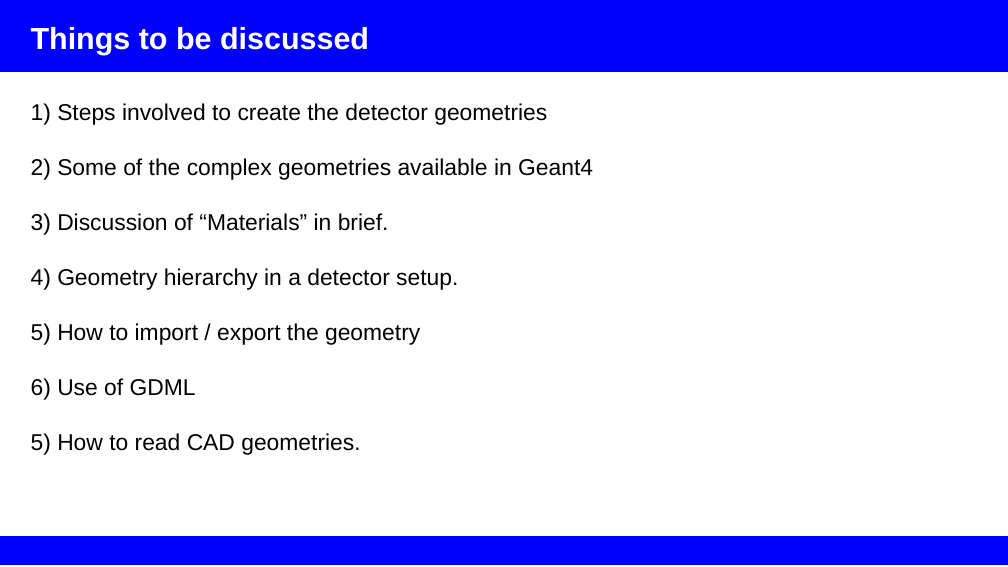
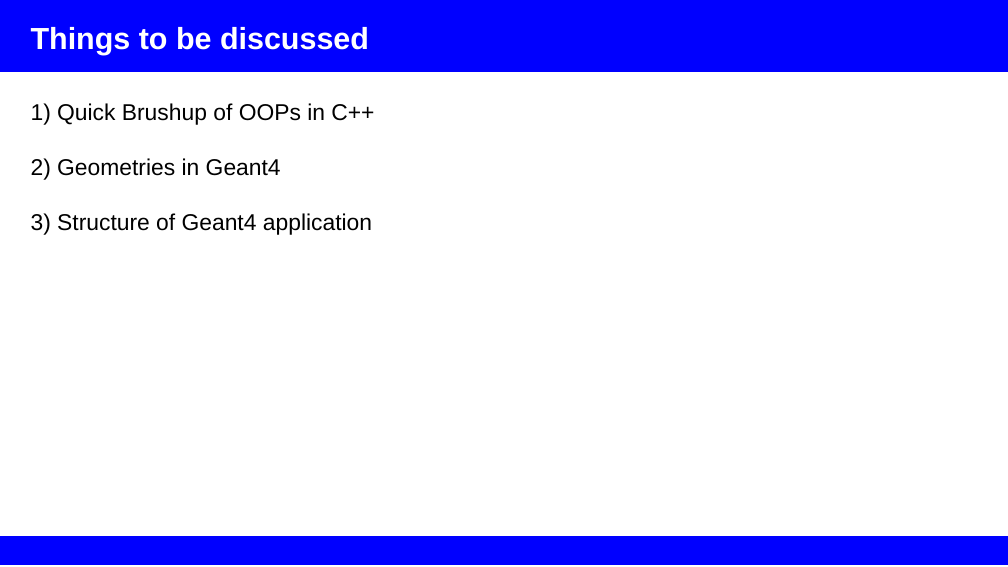
Before and after one commit to rsehgal/G4Simulations, a slide deck: slide 2 of Presentations/IntroductoryTalk_CU.pptx. Drawn at 1008x567 pixels with LibreOffice and Linux fonts; fonts in the diff are those of the drawing. Boxes give left, top, right and bottom in pixels: in the first picture for what was removed or moved away, otherwise in the second. Text is boxed around its words. In the diff, an @@ line names an element or a change of style, - is before the commit and + after.

Commit message:
Minor modification in introductory talk

```diff
--- a/Presentations/IntroductoryTalk_CU.pptx
+++ b/Presentations/IntroductoryTalk_CU.pptx
@@ text at (31,103,374,235): text changed @@
-1) Steps involved to create the detector geometries
-2) Some of the complex geometries available in Geant4
-3) Discussion of “Materials” in brief.
-4) Geometry hierarchy in a detector setup.
-5) How to import / export the geometry
-6) Use of GDML
-5) How to read CAD geometries.
+1) Quick Brushup of OOPs in C++
+2) Geometries in Geant4
+3) Structure of Geant4 application
```
Also in this commit, not shown: 1 other file.
